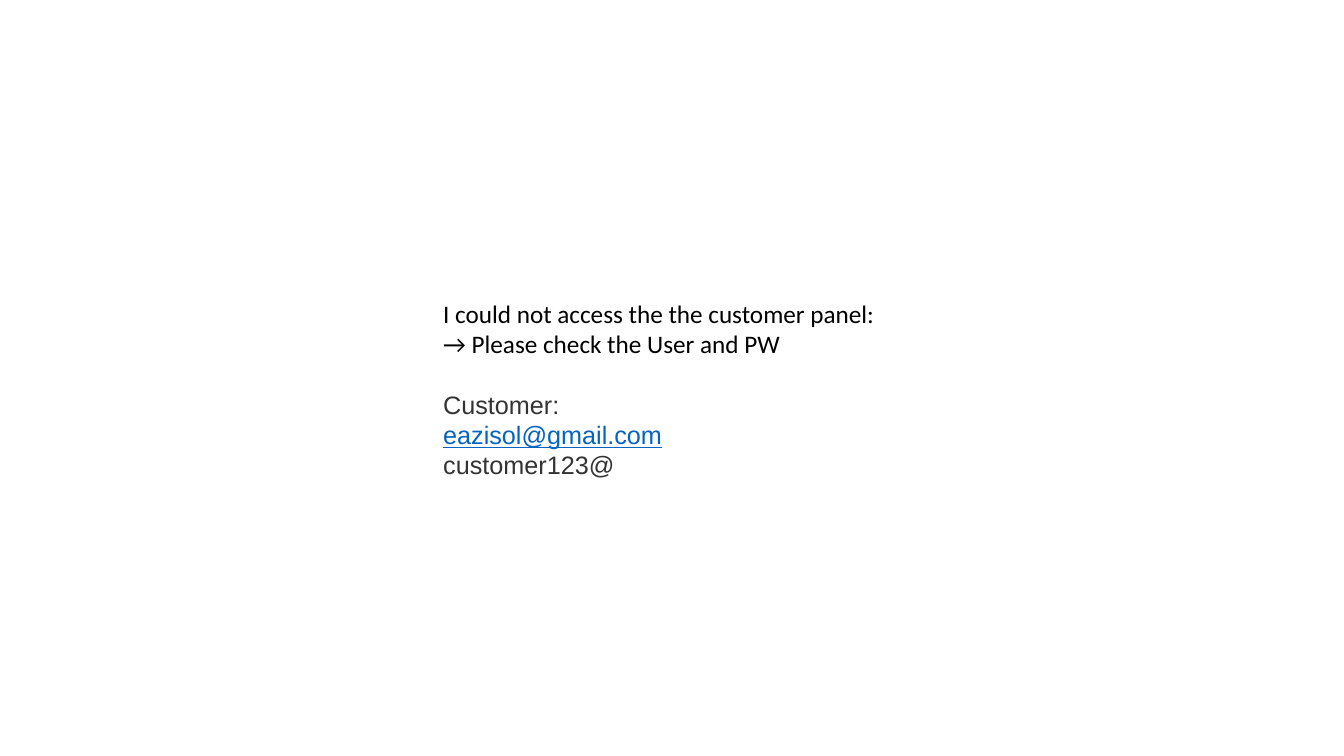
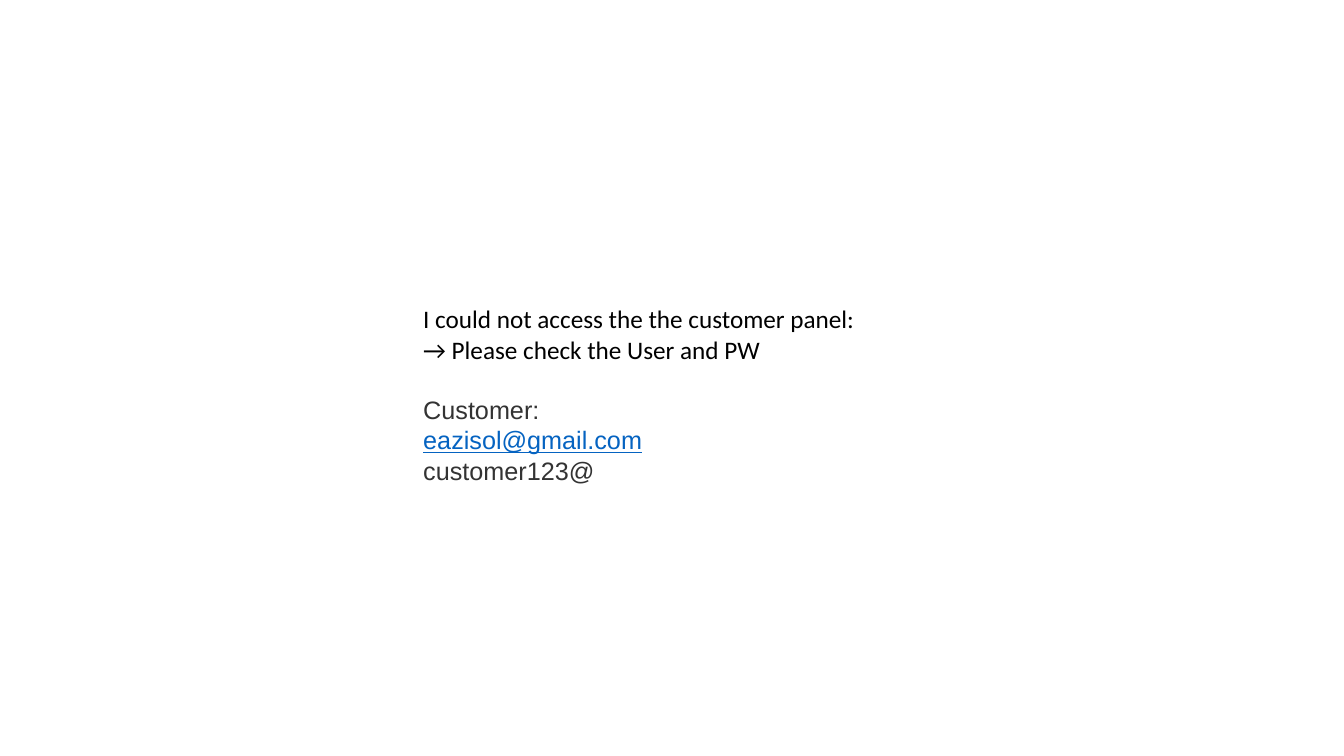
Before and after one commit to eazisol/Automatische, a slide deck: slide 18 of Data/Milestone_2_1_feedback_230215.pptx. Drawn at 1344x756 pixels with LibreOffice and Linux fonts; fonts in the diff are those of the drawing. Boxes give left, top, right and bottom in pixels: in the first picture for what was removed or moved away, otherwise in the second. Text is boxed around its words. In the diff, an @@ line names an element or a change of style, - is before the commit and + after.

```diff
--- a/Data/Milestone_2_1_feedback_230215.pptx
+++ b/Data/Milestone_2_1_feedback_230215.pptx
@@ text "I could not access the ...": place and size @@
-text "I could not access the ..." at (443, 305, 874, 478)
+text "I could not access the ..." at (423, 310, 854, 484)
```
Also in this commit, not shown: 13 other files.
